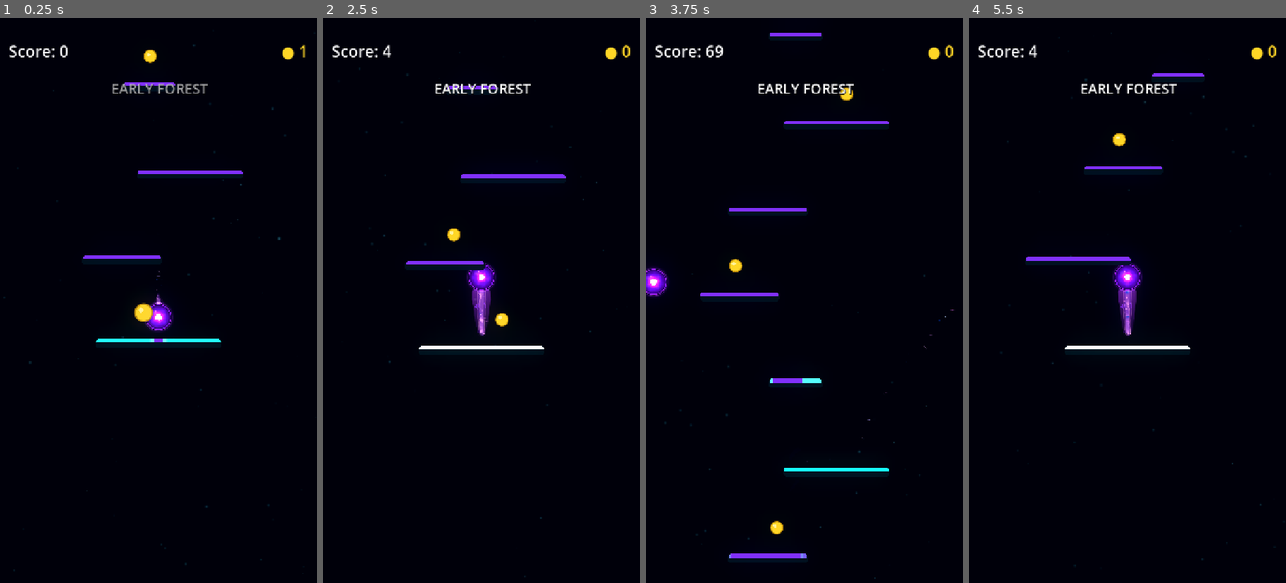
Above: before the commit, frames 1-4 (left to right).
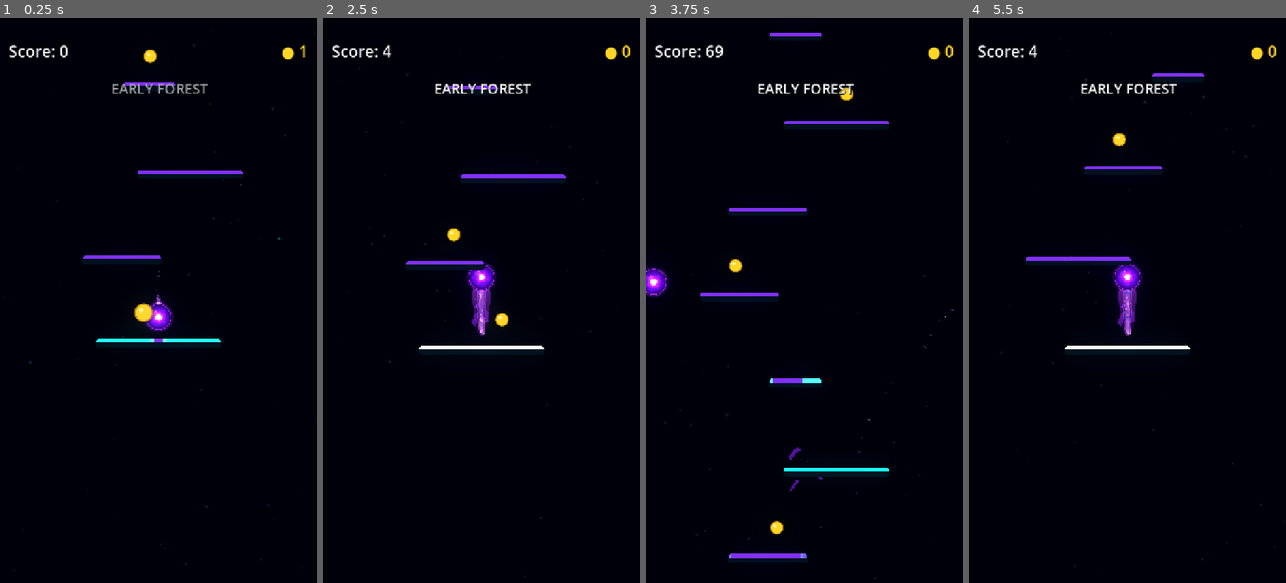
Above: after the commit, the same moments.

Repository: Kryodo/TowerJump
Game: Godot game, scene res://scenes/main.tscn
The game is run twice, just before and just after one commit, with the same random seed, the same clock (stepped at 60 frames per second) and the same inputs.
Inputs (mouse positions are in pixels of both pictures, inside the frame that each line leads up to):
- Up to frame 1 (0.25 s): no input
- Up to frame 2 (2.5 s): move the mouse to (551, 272) at 0.52 s; hold Right (ui_right) 0.53-1.25 s; click (551, 272) at 0.67 s; drag from (418, 328) to (471, 193) at 1.27 s; click "Nochmal spielen" at 2 s
- Up to frame 3 (3.75 s): move the mouse to (836, 176) at 2.77 s; hold Right (ui_right) 2.78-3.5 s; drag from (788, 413) to (734, 215) at 3.52 s
- Up to frame 4 (5.5 s): move the mouse to (1222, 385) at 4.27 s; hold Left (ui_left) 4.28-5 s; click "Nochmal spielen" at 5 s

The runs differ from the first frame. In frame 1, less than 0.1% of the frame differs, in the area x 47-48%, y 50-51%; in frame 2, less than 0.1%; in frame 3, less than 0.1%; in frame 4, less than 0.1%, in the area x 46-53%, y 47-55%.

Commit message:
Drive organic membrane shape through real mesh edges

Diff:
--- a/scenes/unified_comet.gdshader
+++ b/scenes/unified_comet.gdshader
@@ -6,8 +6,6 @@
 uniform float flow_speed = 0.9;
 // Controls how strongly the moving current appears in the translucent skin.
 uniform float surface_flow_strength : hint_range(0.0, 0.5) = 0.16;
-// Low-amplitude edge waves alter the membrane's visible silhouette without moving geometry.
-uniform float edge_undulation_strength : hint_range(0.0, 0.12) = 0.06;
 uniform float pulse_progress = -1.0;
 uniform float pulse_strength = 0.0;
 
@@ -55,18 +53,6 @@
 	float center_energy = 1.0 - smoothstep(0.0, 0.95, abs(across * 2.0 - 1.0));
 	float tail_fade = 1.0 - smoothstep(0.74, 1.0, along);
 	float head_energy = 1.0 - smoothstep(0.02, 0.42, along);
-
-	// Broad, layered waves travel along the outer boundary. They move the
-	// visible membrane edge subtly, without perturbing the stable triangle mesh.
-	float edge_time = TIME * flow_speed;
-	float edge_wave =
-		0.62 * sin(along * 12.0 - edge_time * 1.15
-			+ sin(along * 4.8 + edge_time * 0.48) * 0.7)
-		+ 0.25 * sin(along * 23.0 - edge_time * 1.65 + 1.2)
-		+ 0.13 * sin(along * 7.0 + edge_time * 0.68);
-	float edge_distance = abs(across * 2.0 - 1.0);
-	float edge_threshold = 0.91 + edge_wave * edge_undulation_strength;
-	float edge_fade = 1.0 - smoothstep(edge_threshold, edge_threshold + 0.075, edge_distance);
 
 	float pulse_gate = step(0.0, pulse_progress);
 	float pulse_band = (
@@ -129,15 +115,14 @@
 	// The travelling current briefly lights the membrane's outer edges as well as its core.
 	body_color += pulse_color * travelling_pulse * edge_mask * 0.52;
 
-	// Keep the skin continuous and translucent; the pulse changes its visible light
-	// without disturbing mesh geometry or physically shifting the outer edges.
+	// Keep the skin continuous and translucent. Its visible silhouette is now
+	// carried by the live mesh edge geometry; pulses add light without reshaping it.
 	float translucent_body_alpha = mix(0.30, 0.10, smoothstep(0.02, 0.92, along));
 	float body_alpha = translucent_body_alpha * mix(0.93, 1.06, surface_presence);
 	float core_alpha = center_energy * (0.10 + surface_current * 0.02) * head_energy;
 	float pulse_alpha = travelling_pulse * (0.025 + edge_mask * 0.11);
 	float alpha = clamp((body_alpha + core_alpha + pulse_alpha) * tail_fade, 0.0, 0.94);
 	alpha = clamp(alpha * fragment_alpha_boost, 0.0, 0.94);
-	alpha *= edge_fade;
 
 	COLOR = vec4(body_color, alpha);
 }
